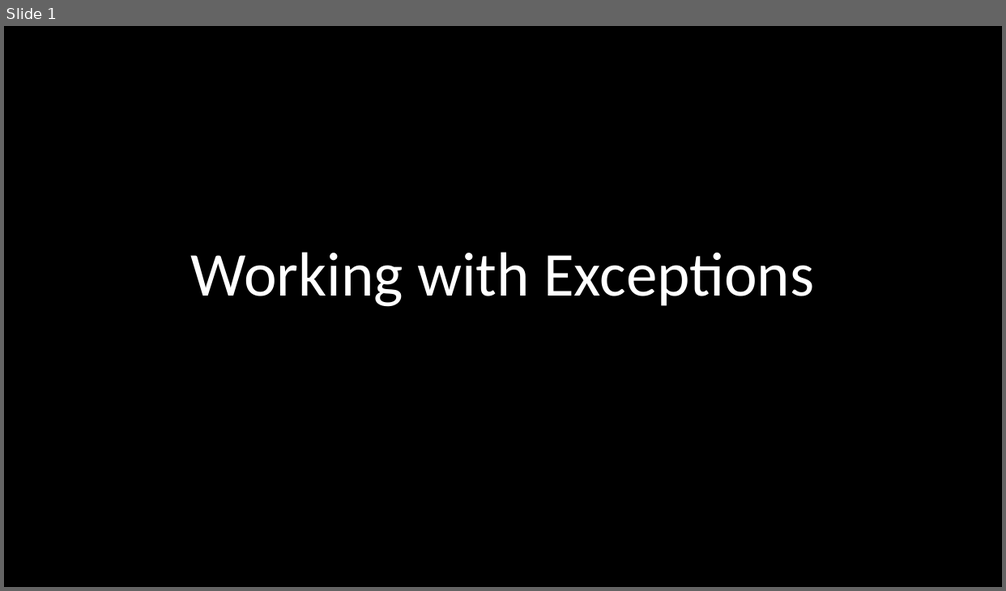
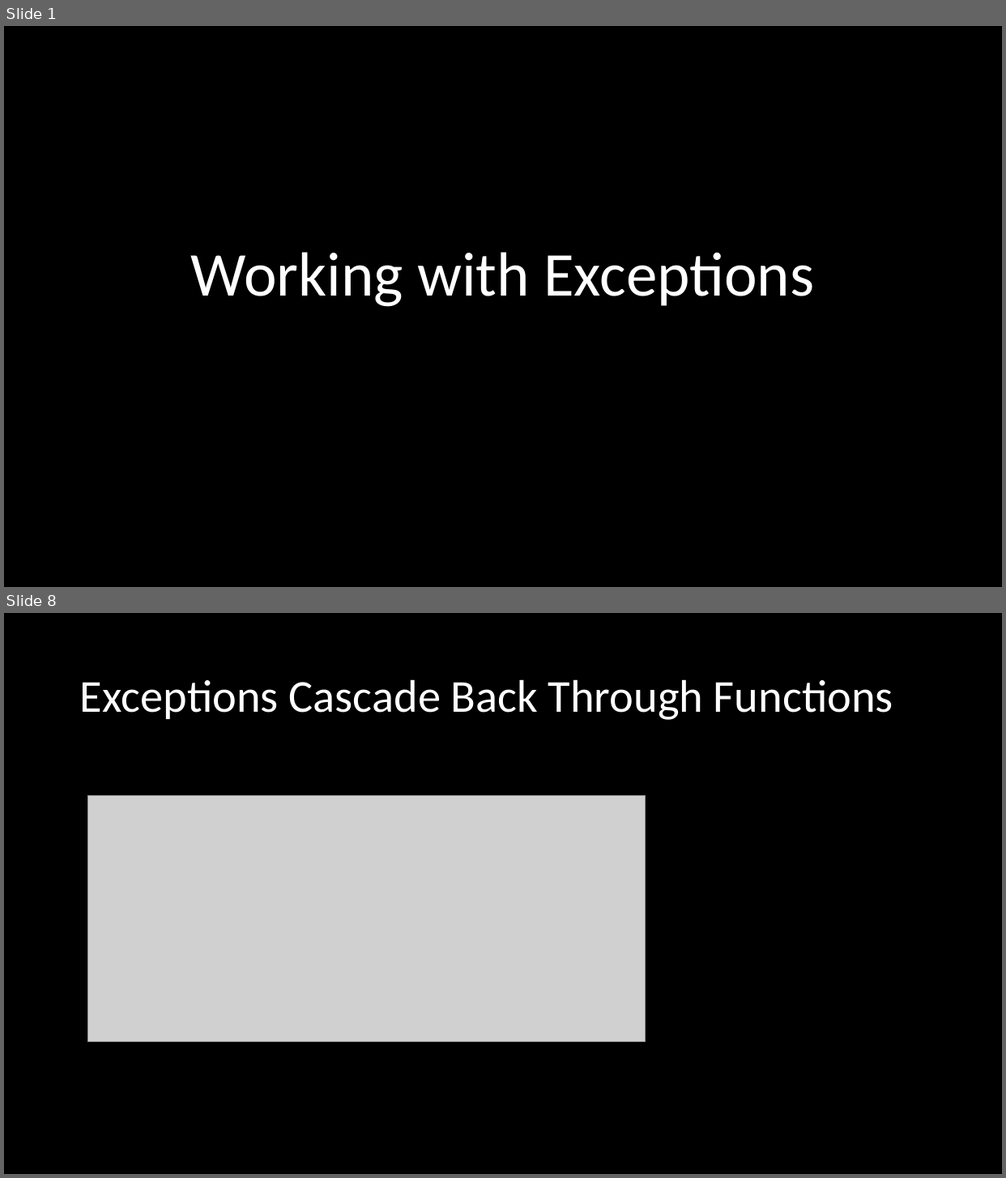
Before and after one commit to RobertKoehlmoos/intro-errors-exceptions, a slide deck: Exceptions_in_python.pptx. Shown one above the other, each under a label of ours: slide 1 before the commit, slides 1 and 8 after it; the slides between them are not shown. The pictures are 1006x591 and 1006x1178 pixels, drawn with LibreOffice and Linux fonts; fonts in the diff are those of the drawing; grey boxes stand for pictures. Boxes give left, top, right and bottom in pixels: in the first picture for what was removed or moved away, otherwise in the second. Text is boxed around its words. In the diff, an @@ line names an element or a change of style, - is before the commit and + after.

```diff
--- a/Exceptions_in_python.pptx
+++ b/Exceptions_in_python.pptx
@@ slide 8 added at [4,613,1002,1174], background #000000 @@
@@ title added at [80,679,893,720], 44 pt, text #FFFFFF @@
+Exceptions Cascade Back Through Functions
@@ picture added at [88,796,645,1042] @@
```
Also in this commit, not shown: 7 other slides added, 3 other files.
